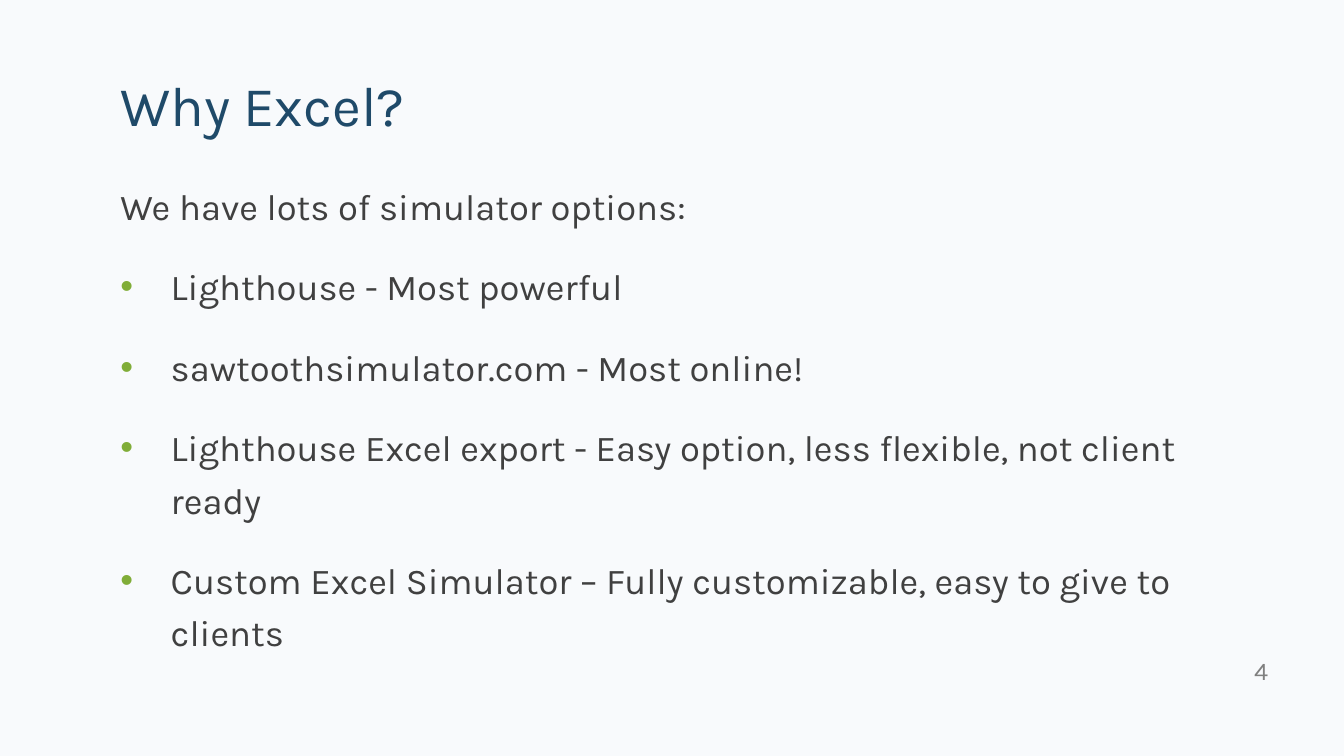
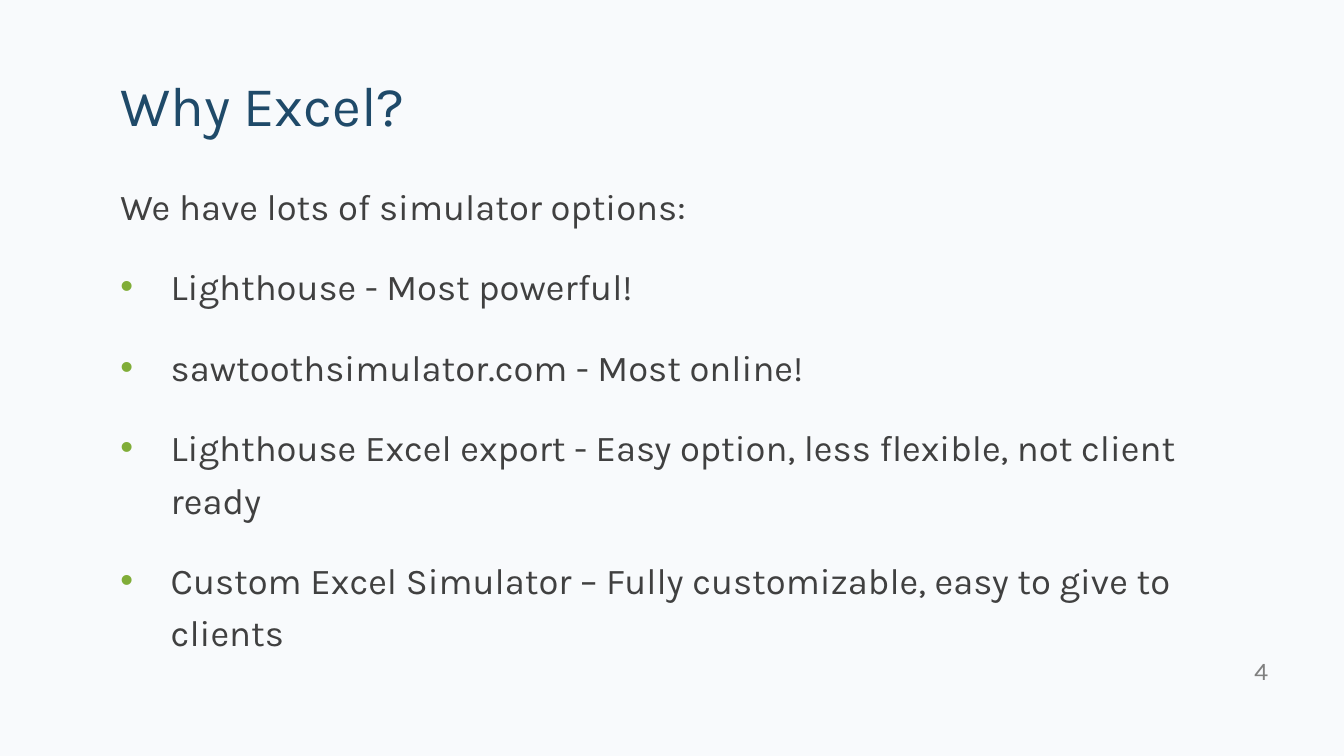
Before and after one commit to kpfairchild/ExcelSimulator, a slide deck: slide 4 of Excel Simulator Tips and Tricks.pptx. Drawn at 1344x756 pixels with LibreOffice and Linux fonts; fonts in the diff are those of the drawing. Boxes give left, top, right and bottom in pixels: in the first picture for what was removed or moved away, otherwise in the second. Text is boxed around its words. In the diff, an @@ line names an element or a change of style, - is before the commit and + after.

```diff
--- a/Excel Simulator Tips and Tricks.pptx
+++ b/Excel Simulator Tips and Tricks.pptx
@@ text at box(171, 275, 632, 309): text changed @@
-• Lighthouse - Most powerful
+• Lighthouse - Most powerful!
```
Also in this commit, not shown: 5 other slides changed, 4 other files.
